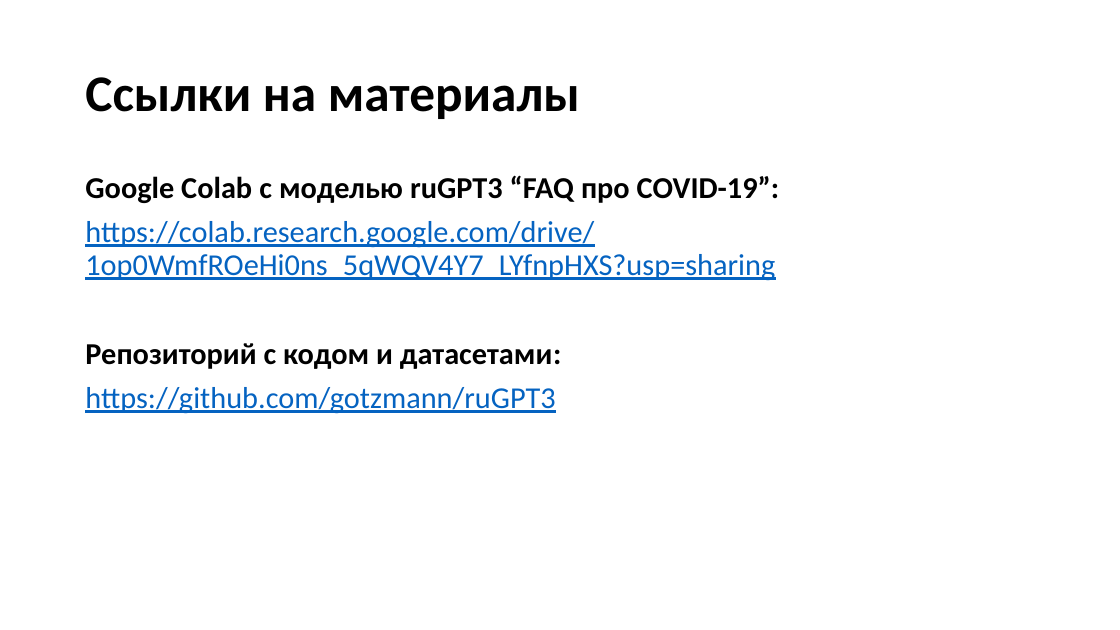
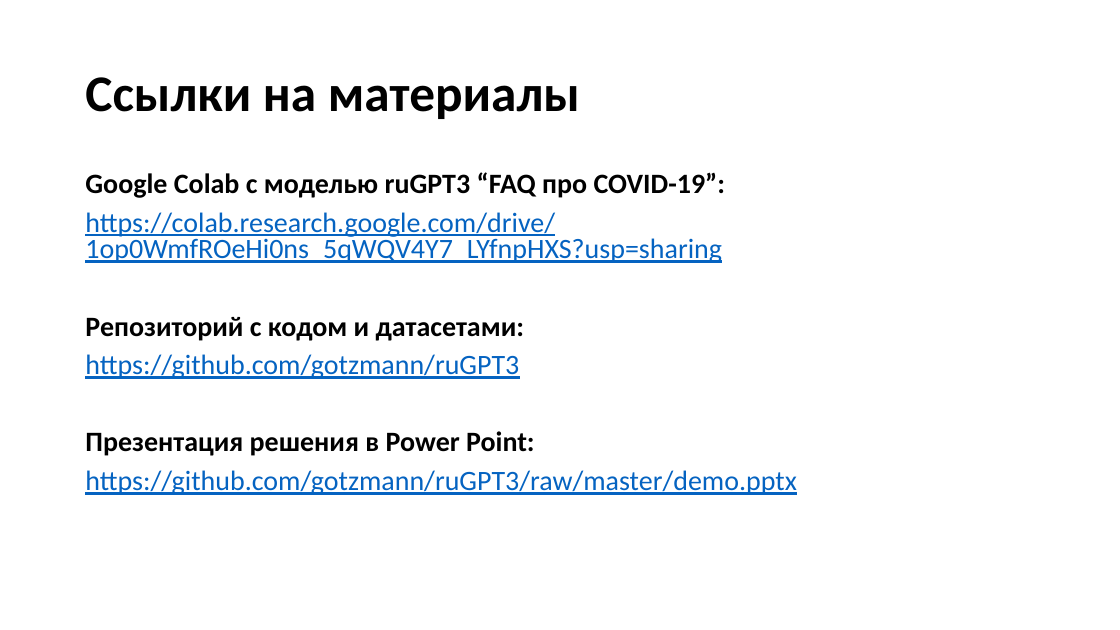
Before and after one commit to dmitrij-rudenko/ruGPT3, a slide deck: slide 12 of demo.pptx. Drawn at 1120x630 pixels with LibreOffice and Linux fonts; fonts in the diff are those of the drawing. Boxes give left, top, right and bottom in pixels: in the first picture for what was removed or moved away, otherwise in the second. Text is boxed around its words. In the diff, an @@ line names an element or a change of style, - is before the commit and + after.

Commit message:
Update Power Point

```diff
--- a/demo.pptx
+++ b/demo.pptx
@@ text at box(85, 172, 726, 379): size 26 to 24.1 pt in "Google Colab с моделью ruGPT3 “FAQ про ...", "https://colab.research.google.com/drive/1op0WmfROeHi0ns_5qWQ ...", "Репозиторий с кодом и датасетами:", "https://github.com/gotzmann/ruGPT3"; line spacing 0.9 to 0.8 @@
@@ text at box(85, 431, 797, 495): paragraphs added @@
+Презентация решения в Power Point:
+https://github.com/gotzmann/ruGPT3/raw/master/demo.pptx
```
